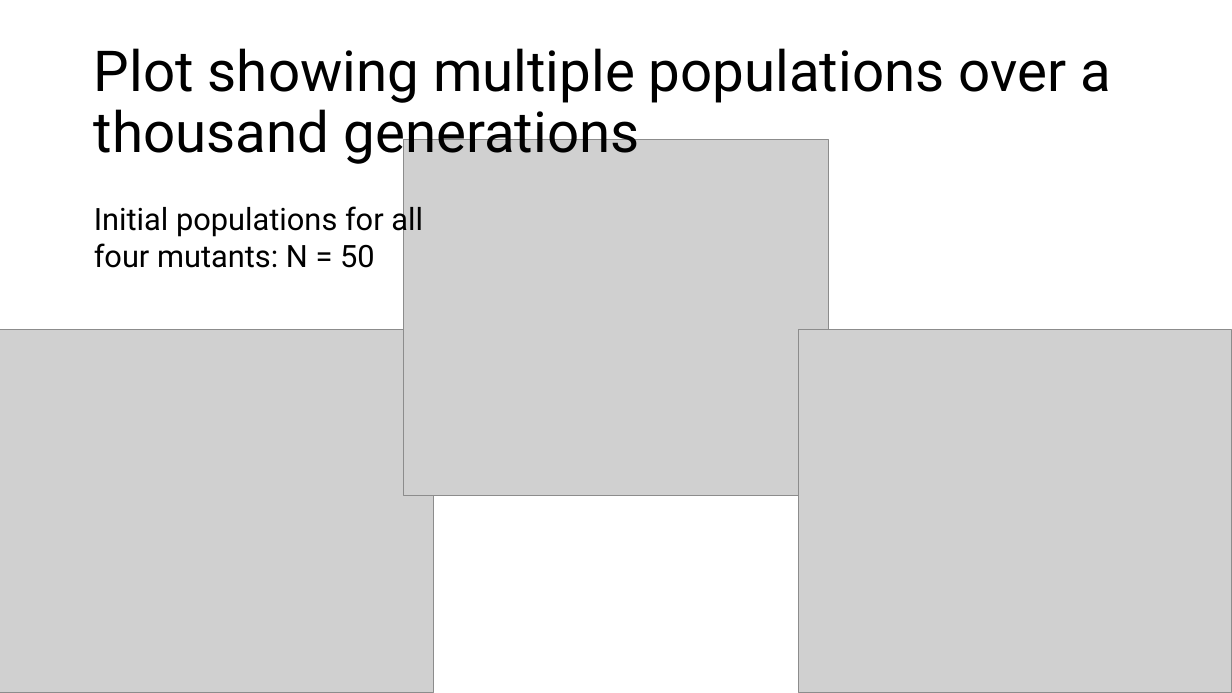
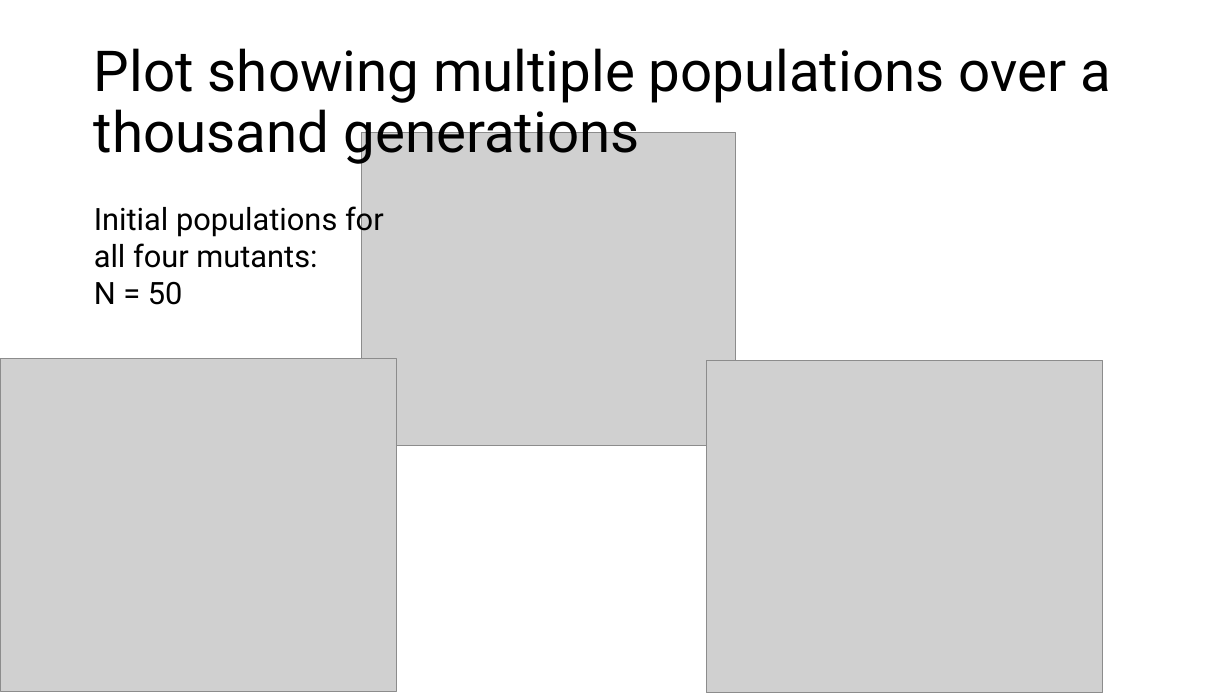
Before and after one commit to Julia-Eggenschwiler/THEEproject_Jaelle_Julia, a slide deck: slide 8 of THEE_project.pptx. Drawn at 1232x693 pixels with LibreOffice and Linux fonts; fonts in the diff are those of the drawing; grey boxes stand for pictures. Boxes give left, top, right and bottom in pixels: in the first picture for what was removed or moved away, otherwise in the second. Text is boxed around its words. In the diff, an @@ line names an element or a change of style, - is before the commit and + after.

Commit message:
update grey plots

```diff
--- a/THEE_project.pptx
+++ b/THEE_project.pptx
@@ picture: place and size @@
-picture at bbox=[404, 140, 829, 496]
+picture at bbox=[361, 132, 735, 445]
@@ text at bbox=[94, 202, 384, 305]: text changed @@
-Initial populations for all four mutants: N = 50
+Initial populations for
+all four mutants:
+N = 50
@@ picture: place and size @@
-picture at bbox=[0, 330, 433, 693]
+picture at bbox=[0, 359, 396, 691]
@@ picture: place and size @@
-picture at bbox=[799, 330, 1232, 693]
+picture at bbox=[706, 360, 1103, 693]
```
